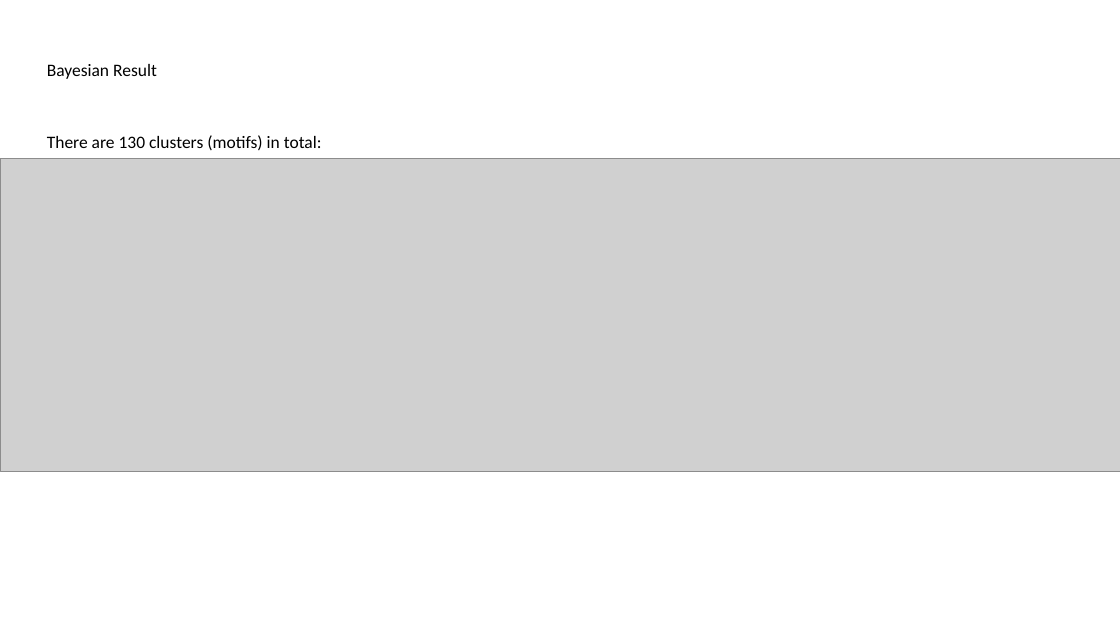
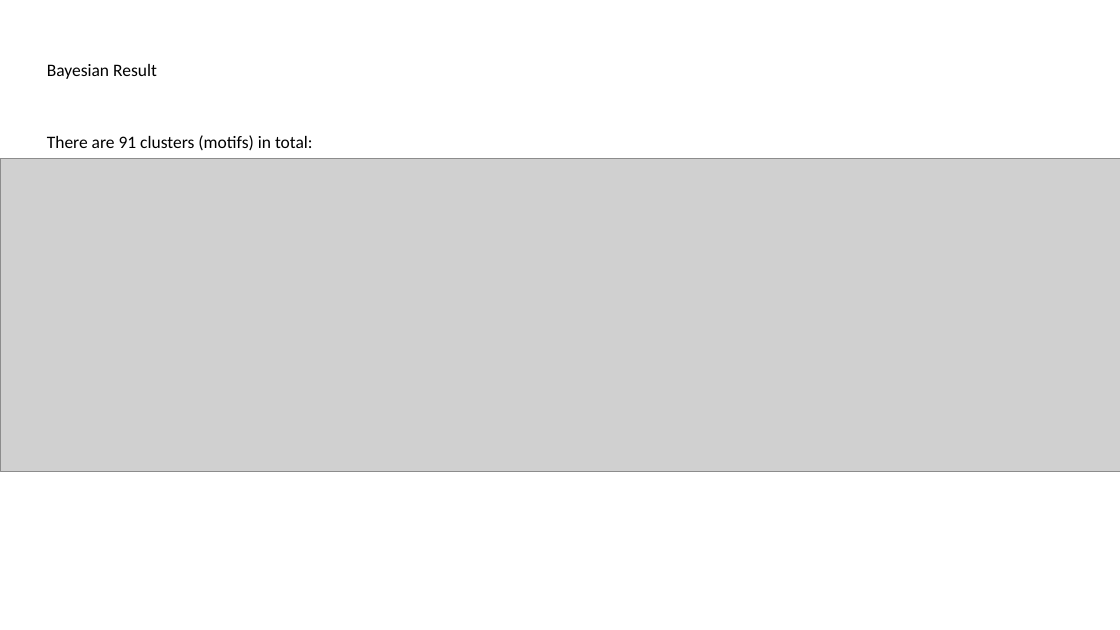
Before and after one commit to jinluliu550/MAPseq_analysis, a slide deck: slide 3 of jinlu/EC_new.pptx (slide 2 before the commit). Drawn at 1120x630 pixels with LibreOffice and Linux fonts; fonts in the diff are those of the drawing; grey boxes stand for pictures. Boxes give left, top, right and bottom in pixels: in the first picture for what was removed or moved away, otherwise in the second. Text is boxed around its words. In the diff, an @@ line names an element or a change of style, - is before the commit and + after.

```diff
--- a/jinlu/EC_new.pptx
+++ b/jinlu/EC_new.pptx
@@ text at <box>47,135,313,150</box>: text changed @@
-There are 130 clusters (motifs) in total:
+There are 91 clusters (motifs) in total:
```
Also in this commit, not shown: 10 other slides changed, 2 slides added, 2 slides removed, 22 other files.
